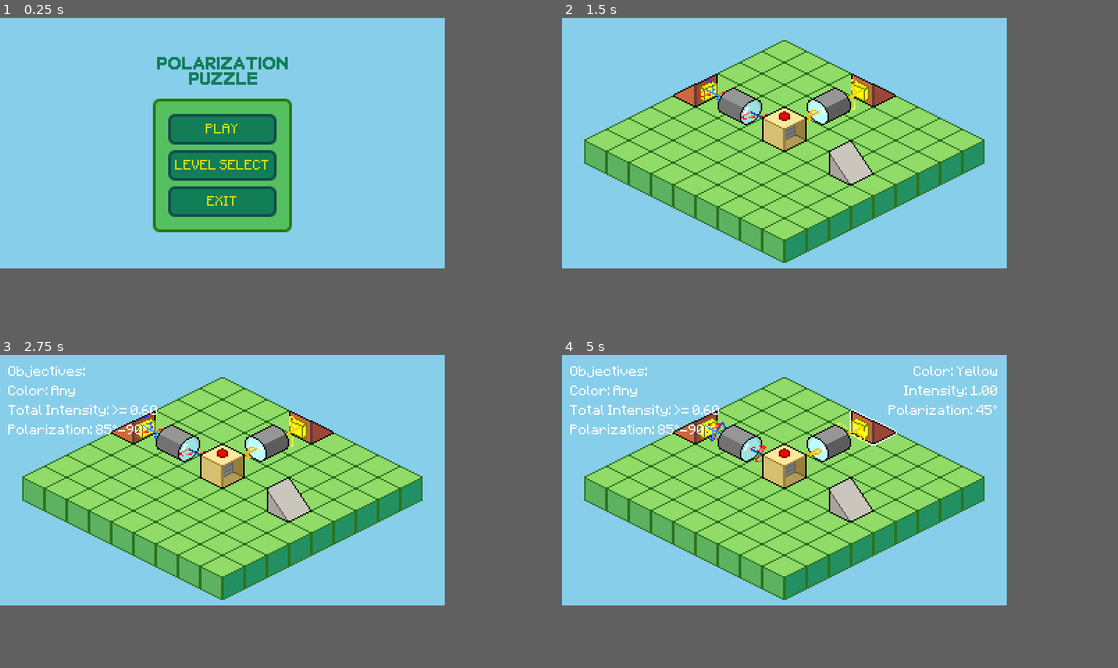
Above: before the commit, frames 1-4 (two rows, left to right).
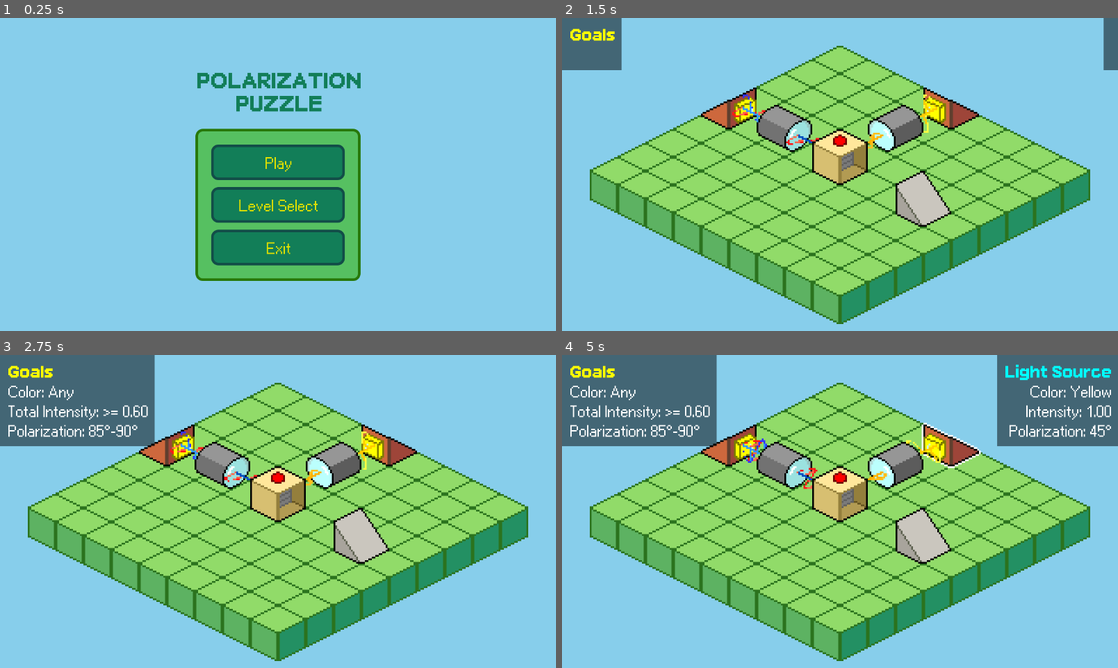
Above: after the commit, the same moments.

Repository: joshmoritty/polarization-puzzle
Game: Godot game, scene res://scenes/main_menu.tscn
Same seed, same stepped clock (60 frames per second), same inputs: the game is played once before the commit and once after it.
Inputs (mouse positions are in pixels of both pictures, inside the frame that each line leads up to):
- Up to frame 1 (0.25 s): no input
- Up to frame 2 (1.5 s): click "LEVEL SELECT" (after the commit: "Level Select") at 0.5 s; click "PLAY" (after the commit: "Play") at 1.25 s
- Up to frame 3 (2.75 s): move the mouse to (322, 467) at 2.02 s; click (322, 467) at 2.17 s
- Up to frame 4 (5 s): drag from (695, 492) to (695, 420) at 2.77 s; move the mouse to (828, 423) at 3.52 s; click (828, 423) at 3.67 s; drag from (762, 530) to (873, 420) at 4.27 s
In our replay, the window is 640x360 before the commit and 800x450 after it. These sizes can differ from the game's own. Grey fills any space a smaller window leaves; there, only what the larger window draws over its background counts as a difference.

The runs differ from the first frame. In frame 1, 18% of the frame differs, in the area x 27-65%, y 12-84%; in frame 2, 40%; in frame 3, 45%; in frame 4, 52%, in the area x 0-100%, y 0-98%.

Commit message:
feat: change game scaling, change font, improve GUI

Diff:
--- a/assets/themes/button_default.tres
+++ b/assets/themes/button_default.tres
@@ -1,17 +1,17 @@
 [gd_resource type="StyleBoxFlat" format=3 uid="uid://c023m4bfnntd8"]
 
 [resource]
-content_margin_left = 5.0
-content_margin_top = 5.0
-content_margin_right = 5.0
-content_margin_bottom = 3.0
+content_margin_left = 20.0
+content_margin_top = 20.0
+content_margin_right = 20.0
+content_margin_bottom = 20.0
 bg_color = Color(0.0705882, 0.494118, 0.345098, 1)
-border_width_left = 2
-border_width_top = 2
-border_width_right = 2
-border_width_bottom = 2
+border_width_left = 6
+border_width_top = 6
+border_width_right = 6
+border_width_bottom = 6
 border_color = Color(0.0705882, 0.301961, 0.282353, 1)
-corner_radius_top_left = 4
-corner_radius_top_right = 4
-corner_radius_bottom_right = 4
-corner_radius_bottom_left = 4
+corner_radius_top_left = 16
+corner_radius_top_right = 16
+corner_radius_bottom_right = 16
+corner_radius_bottom_left = 16
--- a/assets/themes/button_hover.tres
+++ b/assets/themes/button_hover.tres
@@ -1,17 +1,17 @@
 [gd_resource type="StyleBoxFlat" format=3 uid="uid://c4rega2p7ou4o"]
 
 [resource]
-content_margin_left = 5.0
-content_margin_top = 5.0
-content_margin_right = 5.0
-content_margin_bottom = 3.0
+content_margin_left = 20.0
+content_margin_top = 20.0
+content_margin_right = 20.0
+content_margin_bottom = 20.0
 bg_color = Color(0.0491493, 0.392128, 0.270994, 1)
-border_width_left = 2
-border_width_top = 2
-border_width_right = 2
-border_width_bottom = 2
+border_width_left = 6
+border_width_top = 6
+border_width_right = 6
+border_width_bottom = 6
 border_color = Color(0.0705882, 0.301961, 0.282353, 1)
-corner_radius_top_left = 4
-corner_radius_top_right = 4
-corner_radius_bottom_right = 4
-corner_radius_bottom_left = 4
+corner_radius_top_left = 16
+corner_radius_top_right = 16
+corner_radius_bottom_right = 16
+corner_radius_bottom_left = 16
--- a/assets/themes/filter_dialog.tres
+++ /dev/null
@@ -1,25 +0,0 @@
-[gd_resource type="Theme" load_steps=3 format=3 uid="uid://d1av2ellnc52n"]
-
-[ext_resource type="FontFile" uid="uid://b7majbdgh2of0" path="res://assets/fonts/Minecraftia-Regular.ttf" id="1_mjlnj"]
-
-[sub_resource type="StyleBoxFlat" id="StyleBoxFlat_mjlnj"]
-bg_color = Color(0.792157, 0.776471, 0.745098, 1)
-border_width_left = 1
-border_width_top = 1
-border_width_right = 1
-border_width_bottom = 1
-border_color = Color(0.360784, 0.376471, 0.305882, 1)
-corner_radius_top_left = 8
-corner_radius_top_right = 8
-corner_radius_bottom_right = 8
-corner_radius_bottom_left = 8
-
-[resource]
-Label/colors/font_color = Color(0.360784, 0.376471, 0.305882, 1)
-Label/font_sizes/font_size = 8
-Label/fonts/font = ExtResource("1_mjlnj")
-MarginContainer/constants/margin_bottom = 4
-MarginContainer/constants/margin_left = 4
-MarginContainer/constants/margin_right = 4
-MarginContainer/constants/margin_top = 4
-PanelContainer/styles/panel = SubResource("StyleBoxFlat_mjlnj")
--- a/assets/themes/main_menu.tres
+++ b/assets/themes/main_menu.tres
@@ -1,6 +1,6 @@
 [gd_resource type="Theme" load_steps=2 format=3 uid="uid://cc6axt01mdjls"]
 
-[ext_resource type="FontFile" uid="uid://b7majbdgh2of0" path="res://assets/fonts/Minecraftia-Regular.ttf" id="1_av2uu"]
+[ext_resource type="FontFile" uid="uid://d4cwb3arurxll" path="res://assets/fonts/ari-w9500.ttf" id="1_av2uu"]
 
 [resource]
 Label/colors/font_color = Color(0.360784, 0.376471, 0.305882, 1)
--- a/assets/themes/menu.tres
+++ b/assets/themes/menu.tres
@@ -1,41 +1,41 @@
 [gd_resource type="Theme" load_steps=5 format=3 uid="uid://u4e86n2ats8n"]
 
-[ext_resource type="FontFile" uid="uid://b7majbdgh2of0" path="res://assets/fonts/Minecraftia-Regular.ttf" id="1_1mxgp"]
+[ext_resource type="FontFile" uid="uid://d4cwb3arurxll" path="res://assets/fonts/ari-w9500.ttf" id="1_1mxgp"]
 [ext_resource type="StyleBox" uid="uid://c4rega2p7ou4o" path="res://assets/themes/button_hover.tres" id="2_d8yde"]
 [ext_resource type="StyleBox" uid="uid://c023m4bfnntd8" path="res://assets/themes/button_default.tres" id="3_8se8i"]
 
 [sub_resource type="StyleBoxFlat" id="StyleBoxFlat_av2uu"]
-content_margin_left = 6.0
-content_margin_top = 6.0
-content_margin_right = 6.0
-content_margin_bottom = 6.0
+content_margin_left = 16.0
+content_margin_top = 16.0
+content_margin_right = 16.0
+content_margin_bottom = 16.0
 bg_color = Color(0.337255, 0.752941, 0.380392, 1)
-border_width_left = 2
-border_width_top = 2
-border_width_right = 2
-border_width_bottom = 2
+border_width_left = 6
+border_width_top = 6
+border_width_right = 6
+border_width_bottom = 6
 border_color = Color(0.152941, 0.470588, 0.0352941, 1)
-corner_radius_top_left = 4
-corner_radius_top_right = 4
-corner_radius_bottom_right = 4
-corner_radius_bottom_left = 4
+corner_radius_top_left = 16
+corner_radius_top_right = 16
+corner_radius_bottom_right = 16
+corner_radius_bottom_left = 16
 
 [resource]
+BoxContainer/constants/separation = 16
 Button/colors/font_color = Color(0.87451, 0.87451, 0, 1)
 Button/colors/font_focus_color = Color(0.94902, 0.94902, 0, 1)
 Button/colors/font_hover_color = Color(0.94902, 0.94902, 0, 1)
-Button/font_sizes/font_size = 8
+Button/font_sizes/font_size = 33
 Button/fonts/font = ExtResource("1_1mxgp")
 Button/styles/focus = ExtResource("2_d8yde")
 Button/styles/hover = ExtResource("2_d8yde")
 Button/styles/normal = ExtResource("3_8se8i")
 Button/styles/pressed = ExtResource("2_d8yde")
 Label/colors/font_color = Color(0.0705882, 0.301961, 0.282353, 1)
-Label/constants/line_spacing = -3
-Label/font_sizes/font_size = 8
+Label/font_sizes/font_size = 33
 Label/fonts/font = ExtResource("1_1mxgp")
-MarginContainer/constants/margin_bottom = 5
-MarginContainer/constants/margin_left = 5
-MarginContainer/constants/margin_right = 5
-MarginContainer/constants/margin_top = 5
+MarginContainer/constants/margin_bottom = 20
+MarginContainer/constants/margin_left = 20
+MarginContainer/constants/margin_right = 20
+MarginContainer/constants/margin_top = 20
 PanelContainer/styles/panel = SubResource("StyleBoxFlat_av2uu")
--- a/project.godot
+++ b/project.godot
@@ -20,8 +20,8 @@
 
 [display]
 
-window/size/viewport_width=320
-window/size/viewport_height=180
+window/size/viewport_width=1280
+window/size/viewport_height=720
 window/size/window_width_override=1280
 window/size/window_height_override=720
 window/stretch/mode="viewport"
--- a/scenes/gui.tscn
+++ b/scenes/gui.tscn
@@ -1,19 +1,23 @@
-[gd_scene load_steps=6 format=3 uid="uid://c33juruhhvftm"]
+[gd_scene load_steps=7 format=3 uid="uid://c33juruhhvftm"]
 
-[ext_resource type="FontFile" uid="uid://b7majbdgh2of0" path="res://assets/fonts/Minecraftia-Regular.ttf" id="1_mfius"]
-[ext_resource type="Theme" uid="uid://d1av2ellnc52n" path="res://assets/themes/filter_dialog.tres" id="2_ynd5l"]
+[ext_resource type="FontFile" uid="uid://d4cwb3arurxll" path="res://assets/fonts/ari-w9500.ttf" id="1_ynd5l"]
+[ext_resource type="FontFile" uid="uid://g2fs3sapskof" path="res://assets/fonts/ari-w9500-display.ttf" id="3_b8iy7"]
 [ext_resource type="Theme" uid="uid://u4e86n2ats8n" path="res://assets/themes/menu.tres" id="3_ynd5l"]
 
 [sub_resource type="Theme" id="Theme_mfius"]
-MarginContainer/constants/margin_bottom = 6
-MarginContainer/constants/margin_left = 6
-MarginContainer/constants/margin_right = 6
-MarginContainer/constants/margin_top = 6
+Label/font_sizes/font_size = 33
+Label/fonts/font = ExtResource("1_ynd5l")
+MarginContainer/constants/margin_bottom = 20
 
-[sub_resource type="LabelSettings" id="LabelSettings_p57ef"]
-line_spacing = 0.0
-font = ExtResource("1_mfius")
-font_size = 8
+[sub_resource type="StyleBoxFlat" id="StyleBoxFlat_ynd5l"]
+bg_color = Color(0, 0, 0, 0.501961)
+
+[sub_resource type="Theme" id="Theme_b8iy7"]
+MarginContainer/constants/margin_bottom = 16
+MarginContainer/constants/margin_left = 16
+MarginContainer/constants/margin_right = 16
+MarginContainer/constants/margin_top = 16
+PanelContainer/styles/panel = SubResource("StyleBoxFlat_ynd5l")
 
 [node name="GUI" type="CanvasLayer"]
 
@@ -25,33 +29,63 @@
 grow_vertical = 2
 theme = SubResource("Theme_mfius")
 
-[node name="SensorReadout" type="Label" parent="MarginContainer"]
+[node name="HoverPanel" type="PanelContainer" parent="MarginContainer"]
 unique_name_in_owner = true
-visible = false
 layout_mode = 2
+size_flags_horizontal = 8
 size_flags_vertical = 0
-label_settings = SubResource("LabelSettings_p57ef")
+theme = SubResource("Theme_b8iy7")
 
-[node name="HoverReadout" type="Label" parent="MarginContainer"]
+[node name="MarginContainer" type="MarginContainer" parent="MarginContainer/HoverPanel"]
+layout_mode = 2
+
+[node name="VBoxContainer" type="VBoxContainer" parent="MarginContainer/HoverPanel/MarginContainer"]
+layout_mode = 2
+
+[node name="HoverName" type="Label" parent="MarginContainer/HoverPanel/MarginContainer/VBoxContainer"]
+unique_name_in_owner = true
+layout_mode = 2
+theme_override_colors/font_color = Color(0, 1, 1, 1)
+theme_override_fonts/font = ExtResource("3_b8iy7")
+horizontal_alignment = 2
+
+[node name="HoverReadout" type="Label" parent="MarginContainer/HoverPanel/MarginContainer/VBoxContainer"]
 unique_name_in_owner = true
 layout_mode = 2
 size_flags_vertical = 0
-label_settings = SubResource("LabelSettings_p57ef")
 horizontal_alignment = 2
 
-[node name="Objectives" type="Label" parent="MarginContainer"]
+[node name="ObjectivePanel" type="PanelContainer" parent="MarginContainer"]
+layout_mode = 2
+size_flags_horizontal = 0
+size_flags_vertical = 0
+theme = SubResource("Theme_b8iy7")
+
+[node name="MarginContainer" type="MarginContainer" parent="MarginContainer/ObjectivePanel"]
+layout_mode = 2
+
+[node name="VBoxContainer" type="VBoxContainer" parent="MarginContainer/ObjectivePanel/MarginContainer"]
+layout_mode = 2
+
+[node name="Label" type="Label" parent="MarginContainer/ObjectivePanel/MarginContainer/VBoxContainer"]
+layout_mode = 2
+theme_override_colors/font_color = Color(1, 1, 0, 1)
+theme_override_fonts/font = ExtResource("3_b8iy7")
+text = "Goals"
+
+[node name="Objectives" type="Label" parent="MarginContainer/ObjectivePanel/MarginContainer/VBoxContainer"]
 unique_name_in_owner = true
 layout_mode = 2
 size_flags_vertical = 0
-label_settings = SubResource("LabelSettings_p57ef")
 
 [node name="FilterDialog" type="PanelContainer" parent="MarginContainer"]
 unique_name_in_owner = true
 visible = false
+custom_minimum_size = Vector2(300, 0)
 layout_mode = 2
 size_flags_horizontal = 4
 size_flags_vertical = 8
-theme = ExtResource("2_ynd5l")
+theme = ExtResource("3_ynd5l")
 
 [node name="MarginContainer" type="MarginContainer" parent="MarginContainer/FilterDialog"]
 layout_mode = 2
@@ -95,6 +129,7 @@
 
 [node name="Title" type="Label" parent="MarginContainer/FinishDialog/MarginContainer/VBox"]
 layout_mode = 2
+theme_override_fonts/font = ExtResource("3_b8iy7")
 text = "Level Finished"
 horizontal_alignment = 1
 
--- a/scenes/level_1.tscn
+++ b/scenes/level_1.tscn
@@ -157,4 +157,5 @@
 
 [node name="Camera" type="Camera2D" parent="."]
 position = Vector2(160, 90)
+zoom = Vector2(4, 4)
 script = ExtResource("13_x2fux")
--- a/scenes/main_menu.tscn
+++ b/scenes/main_menu.tscn
@@ -9,7 +9,7 @@
 [sub_resource type="LabelSettings" id="LabelSettings_wu84c"]
 line_spacing = -3.0
 font = ExtResource("2_bqqt6")
-font_size = 11
+font_size = 44
 font_color = Color(0.0705882, 0.494118, 0.345098, 1)
 
 [node name="MainMenu" type="MarginContainer"]
@@ -25,7 +25,7 @@
 
 [node name="VBoxContainer" type="VBoxContainer" parent="CenterContainer"]
 layout_mode = 2
-theme_override_constants/separation = 8
+theme_override_constants/separation = 32
 
 [node name="Label" type="Label" parent="CenterContainer/VBoxContainer"]
 layout_mode = 2
@@ -46,14 +46,14 @@
 
 [node name="Play" type="Button" parent="CenterContainer/VBoxContainer/PanelContainer/MarginContainer/VBoxContainer"]
 layout_mode = 2
-text = "PLAY"
+text = "Play"
 script = ExtResource("3_bqqt6")
 
 [node name="LevelSelect" type="Button" parent="CenterContainer/VBoxContainer/PanelContainer/MarginContainer/VBoxContainer"]
 layout_mode = 2
-text = "LEVEL SELECT"
+text = "Level Select"
 
 [node name="Exit" type="Button" parent="CenterContainer/VBoxContainer/PanelContainer/MarginContainer/VBoxContainer"]
 layout_mode = 2
-text = "EXIT"
+text = "Exit"
 script = ExtResource("4_wu84c")
--- a/scripts/game/controller.gd
+++ b/scripts/game/controller.gd
@@ -10,14 +10,16 @@
 @onready var tilemap: TileMapLayer = %"ObjectTiles"
 @onready var view: SubViewport = %"SubViewport"
 @onready var gui: CanvasLayer = %"GUI"
-@onready var label: Label = gui.get_node("MarginContainer/HoverReadout")
-@onready var objectives_label: Label = gui.get_node("MarginContainer/Objectives")
-@onready var filter_dialog: Control = gui.get_node("MarginContainer/FilterDialog")
-@onready var fd_slider: HSlider = filter_dialog.get_node("MarginContainer/VBox/Slider") as HSlider
-@onready var fd_value: Label = filter_dialog.get_node("MarginContainer/VBox/Value") as Label
-@onready var finish_dialog: PanelContainer = gui.get_node("MarginContainer/FinishDialog")
-@onready var finish_continue: Button = finish_dialog.get_node("MarginContainer/VBox/HBox/Continue")
-@onready var finish_main_menu: Button = finish_dialog.get_node("MarginContainer/VBox/HBox/MainMenu")
+@onready var label: Label = gui.get_node("%HoverReadout")
+@onready var hover_name: Label = gui.get_node("%HoverName")
+@onready var hover_panel: PanelContainer = gui.get_node("%HoverPanel")
+@onready var objectives_label: Label = gui.get_node("%Objectives")
+@onready var filter_dialog: Control = gui.get_node("%FilterDialog")
+@onready var fd_slider: HSlider = filter_dialog.get_node("%Slider") as HSlider
+@onready var fd_value: Label = filter_dialog.get_node("%Value") as Label
+@onready var finish_dialog: PanelContainer = gui.get_node("%FinishDialog")
+@onready var finish_continue: Button = finish_dialog.get_node("%Continue")
+@onready var finish_main_menu: Button = finish_dialog.get_node("%MainMenu")
 
 func _ready():
 	for i in range(25):
@@ -41,6 +43,9 @@
 			var rect := filter_dialog.get_global_rect()
 			if not rect.has_point(get_viewport().get_mouse_position()):
 				_close_filter_dialog()
+		# Hide hover panel when dialog is open
+		if hover_panel:
+			hover_panel.visible = false
 		return
 
 	# Update UI readout on hover via physics point query; clear when none
@@ -102,7 +107,39 @@
 				if text_out != "":
 					text_out += "\n\n"
 				text_out += "\n---\n".join(lines)
+				hover_name.text = "Light"
 		label.text = text_out
+
+		# Update hover name and panel visibility
+		var any_hover := selected_objs.size() > 0 or selected_beams.size() > 0
+		if hover_panel:
+			hover_panel.visible = any_hover
+		if hover_name:
+			var name_text := ""
+			if selected_objs.size() > 0:
+				var top_obj: Node = selected_objs[0]
+				if top_obj is Filter:
+					name_text = "Polarizing Filter"
+				elif top_obj is Source or top_obj is MultiSource or top_obj is SingleSource:
+					name_text = "Light Source"
+				elif top_obj is Sensor:
+					name_text = "Sensor"
+				elif top_obj is Gate:
+					name_text = "Gate "
+					if top_obj.open:
+						name_text += "(Open)"
+					else:
+						name_text += "(Closed)"
+				elif top_obj is Junction:
+					if top_obj.in_dirs.size() == 1 and top_obj.out_dirs.size() == 1:
+						name_text = "Mirror"
+					elif top_obj.in_dirs.size() == 1:
+						name_text = "Splitter"
+					else:
+						name_text = "Merger"
+				else:
+					name_text = top_obj.get_class()
+				hover_name.text = name_text
 		# Apply/remove outline shader: outline all selected beam sections; otherwise top-most item
 		# Clear previous outlines
 		for ci in _hovered_sprites:
@@ -222,7 +259,7 @@
 					all_met = false
 	var text := ""
 	if all_reqs.size() > 0:
-		text = "Objectives:\n" + ("\n---\n".join(all_reqs))
+		text = "\n---\n".join(all_reqs)
 	objectives_label.text = text
 	if all_met and all_reqs.size() > 0:
 		_show_finish_dialog()
--- a/scripts/game/gate.gd
+++ b/scripts/game/gate.gd
@@ -61,12 +61,12 @@
 
 func get_hover_info() -> String:
 	var blocks: Array[String] = []
-	blocks.append("Open" if open else "Closed")
+	blocks.append("REQUIRES:")
 	# Requirement 1 summary
 	var r1_req := Requirement.new(req_1_dir, req_1_color, req_1_min_intensity, req_1_min_polar, req_1_max_polar, false)
-	blocks.append(r1_req.format_summary())
+	blocks.append("Direction: %s\n%s" % [LightData.dir_to_string(req_1_dir), r1_req.format_summary()])
 	# Requirement 2 if used
 	if req_2_used:
 		var r2_req := Requirement.new(req_2_dir, req_2_color, req_2_min_intensity, req_2_min_polar, req_2_max_polar, false)
-		blocks.append(r2_req.format_summary())
-	return "\n\n".join(blocks)
+		blocks.append("Direction: %s\n%s" % [LightData.dir_to_string(req_2_dir), r2_req.format_summary()])
+	return "\n".join(blocks)
--- a/scripts/game/sensor.gd
+++ b/scripts/game/sensor.gd
@@ -2,7 +2,6 @@
 extends LightObject
 
 @export var dir: LightData.Dir
-@onready var label: Label = %"GUI".get_node("MarginContainer/SensorReadout")
 
 @export var min_polar: int
 @export var max_polar: int
@@ -46,7 +45,7 @@
 
 func get_hover_info() -> String:
 	if beams_in.size() == 0:
-		return ""
+		return "No Input"
 
 	beams_in.sort_custom(func(a, b): return LightData.compare(a.data, b.data))
 
Binary file removed: assets/fonts/Minecraftia-Regular.ttf
Binary file added: assets/fonts/ari-w9500.ttf
Not shown, changed: assets/fonts/ari-w9500.ttf.import
